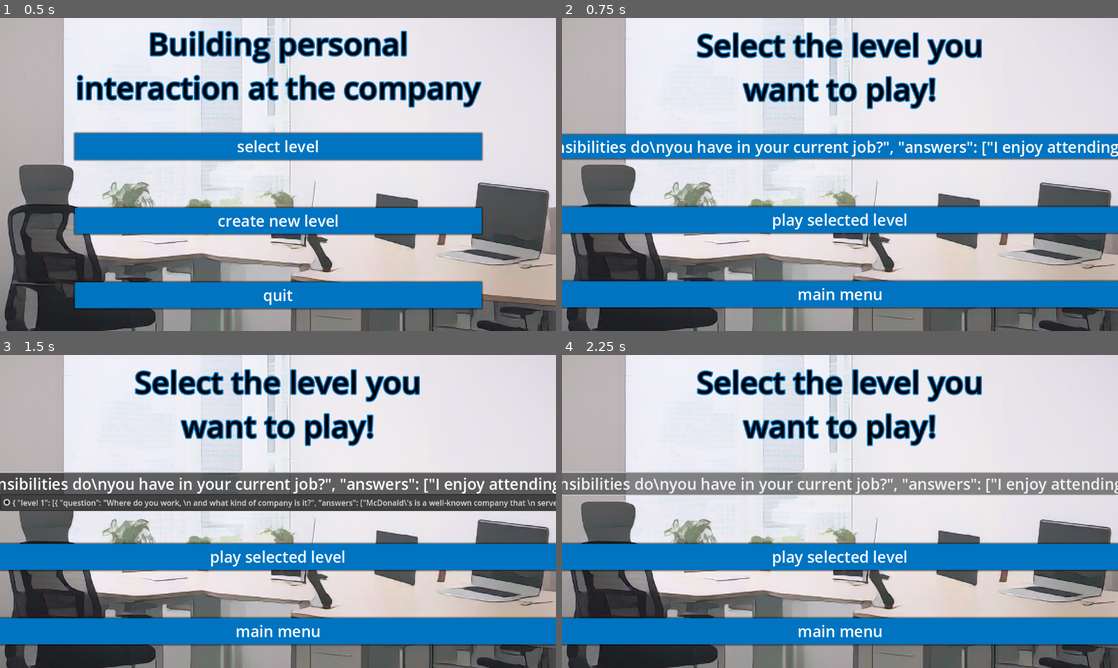
Above: before the commit, frames 1-4 (two rows, left to right).
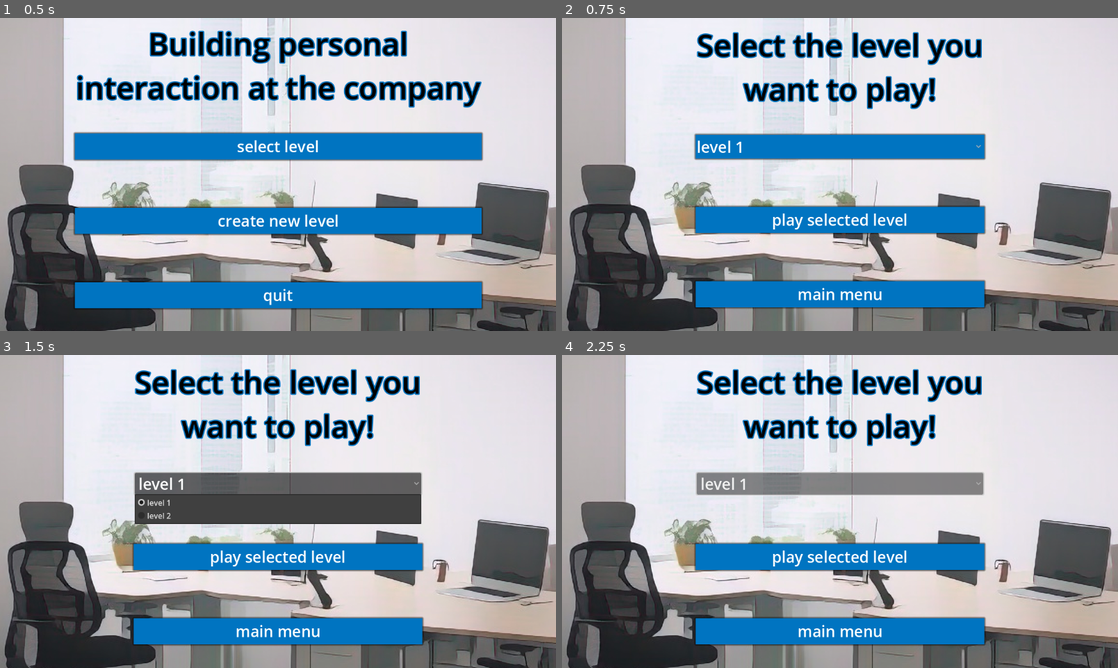
Above: after the commit, the same moments.

Repository: archibald-carrion/Conversational-english-serious-game
Game: Godot game, scene res://scenes/main_menu.tscn
Two runs of this game, one before a commit and one after it. Both use one fixed random seed, a clock stepped at 60 frames per second and the inputs below.
Inputs:
- Up to frame 1 (0.5 s): no input
- Up to frame 2 (0.75 s): click "select level" at 0.5 s
- Up to frame 3 (1.5 s): click "{ 'level 1': [{ 'question': '…" (after the commit: "level 1") at 1.25 s
- Up to frame 4 (2.25 s): click "{ 'level 1': [{ 'question': '…" (after the commit: "level 1") at 2 s

Frame 1 is identical in both runs. In frame 2, 13% of the frame differs, in the area x 0-100%, y 36-93%; in frame 3, 18%, in the area x 0-100%, y 37-93%; in frame 4, 13%.
Error before the commit: Invalid type in function 'add_item' in base 'OptionButton'. Cannot convert argument 1 from Dictionary to String. (res://scenes/read_levels.gd:16)

Commit message:
fix the reading system of the new implementation

Diff:
--- a/Conversational-english-serious-game/scenes/read_levels.gd
+++ b/Conversational-english-serious-game/scenes/read_levels.gd
@@ -9,14 +9,25 @@
 	var file = FileAccess.open("res://levels.txt", FileAccess.READ)
 	var content = file.get_as_text()
 
-	# Parse the JSON content and add the levels to the OptionButton
-	var levels =  JSON.parse_string(content)
-	var option_button = $CanvasLayer/VBoxContainer/MarginContainer/OptionButton
-	for level in levels:
-		option_button.add_item(level)
+	var json_result = JSON.parse_string(content)
+	if json_result != null:
+		var levels = json_result
+		if levels is Array:
+			var option_button = $CanvasLayer/VBoxContainer/MarginContainer/OptionButton
 
-	# Set the current level to the first one in the list
-	current_level = levels[0]
+			# Iterate through the main array
+			for level_dict in levels:
+				# Each item is a dictionary with a single key (like "level 1" or "level 2")
+				for level_name in level_dict:
+					option_button.add_item(level_name)
+
+			# Set the current level to the first one
+			if levels.size() > 0:
+				# Get the first key of the first dictionary
+				var first_level_name = levels[0].keys()[0]
+				current_level = first_level_name
+	else:
+		print("Error parsing JSON")
 
 # when CanvasLayer/VBoxContainer/MarginContainer4/create_level is clicked, set the selected option of CanvasLayer/VBoxContainer/MarginContainer/OptionButton as the current level (need to be global to be access in other scenes)
 func _on_create_level_pressed():
Not shown, changed: Conversational-english-serious-game/levels.txt
